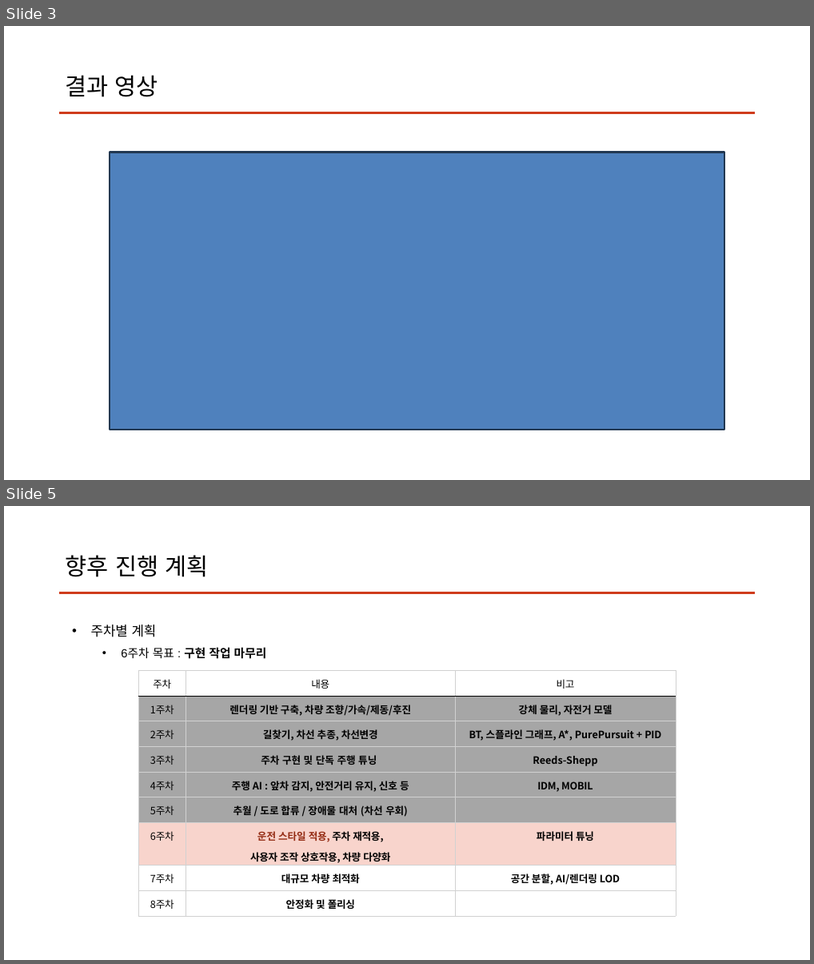
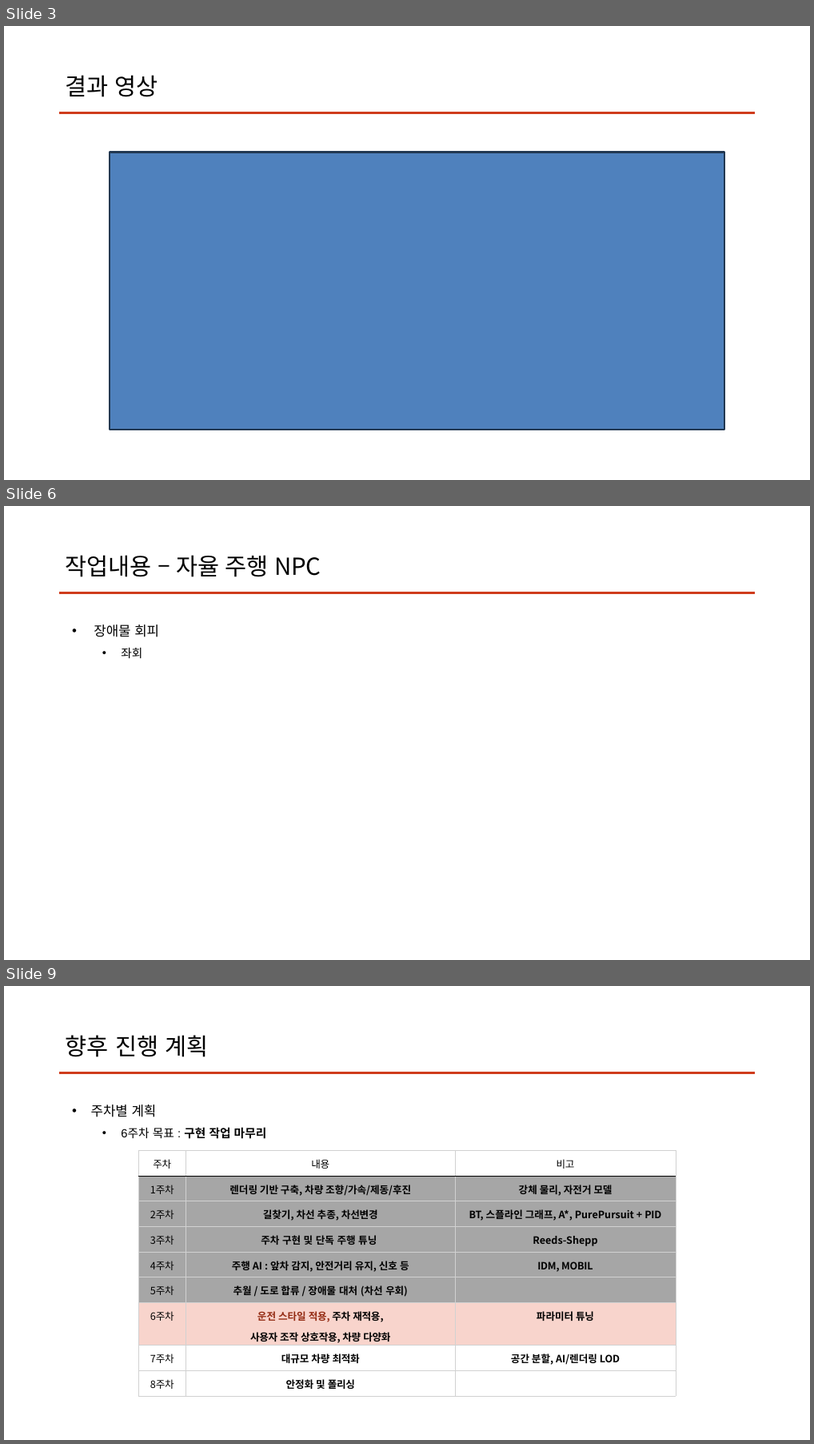
Before and after one commit to clwmrndl92/PA26-Car-Road-AI-Sim, a slide deck: Report/6주차.pptx. Shown one above the other, each under a label of ours: slides 3 and 5 before the commit, slides 3, 6 and 9 after it; the slides between them are not shown. The pictures are 814x964 and 814x1444 pixels, drawn with LibreOffice and Linux fonts; fonts in the diff are those of the drawing. Boxes give left, top, right and bottom in pixels: in the first picture for what was removed or moved away, otherwise in the second. Text is boxed around its words. In the diff, an @@ line names an element or a change of style, - is before the commit and + after.

```diff
--- a/Report/6주차.pptx
+++ b/Report/6주차.pptx
@@ slide 6 added at (4,506,810,960), background #FFFFFF @@
@@ title added at (66,555,322,577), 28 pt, text #000000 @@
+작업내용 – 자율 주행 NPC
@@ freeform shape added at (60,592,755,592), outline #CF3C1C 2.25 pt @@
@@ text added at (94,624,159,658), 16 pt, text #000000 @@
+• 장애물 회피
+  • 좌회
@@ what was slide 5 is now slide 9 @@
```
Also in this commit, not shown: 2 slides changed, 3 other slides added, 7 other files.
